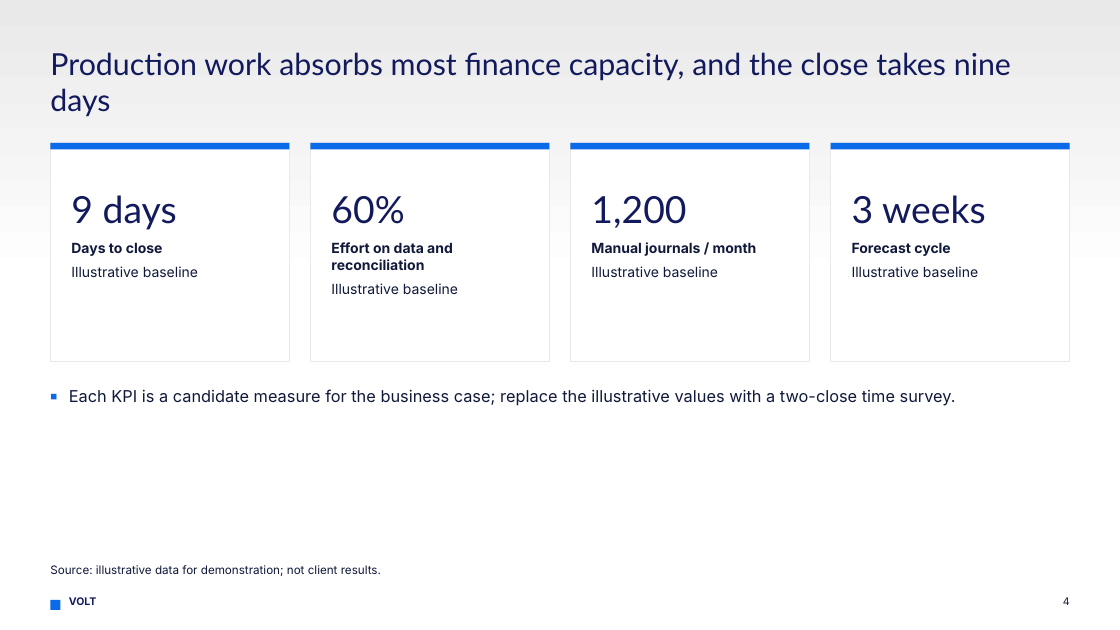
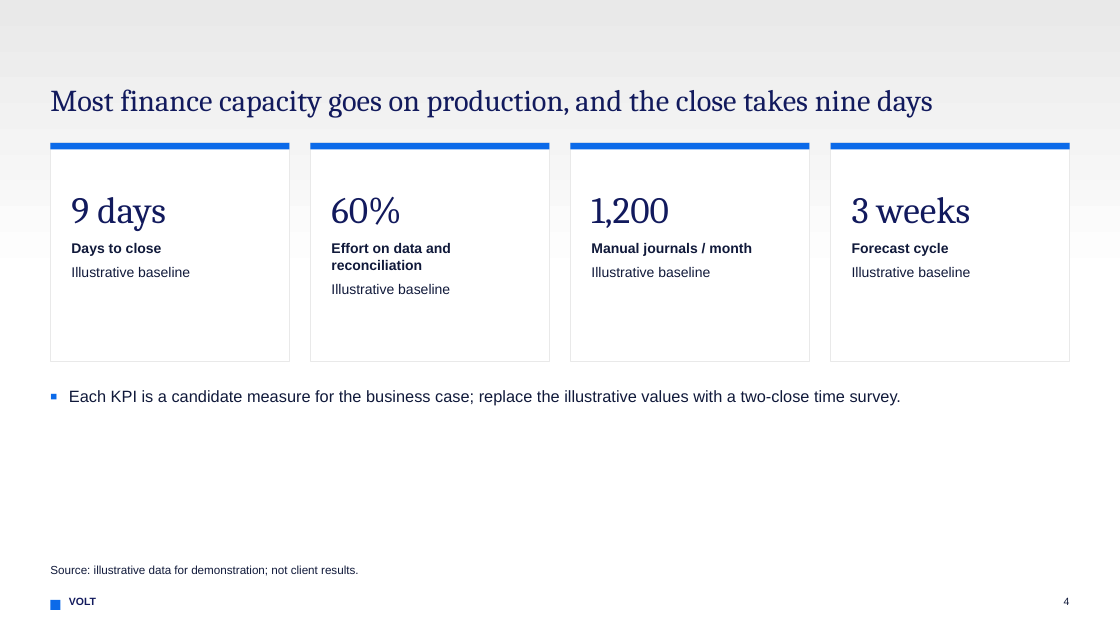
Before and after one commit to rshetty66/VOLT-Main, a slide deck: slide 4 of .claude/skills/consulting-ppt-template/examples/sample-deck.pptx. Drawn at 1120x630 pixels with LibreOffice and Linux fonts; fonts in the diff are those of the drawing. Boxes give left, top, right and bottom in pixels: in the first picture for what was removed or moved away, otherwise in the second. Text is boxed around its words. In the diff, an @@ line names an element or a change of style, - is before the commit and + after.

```diff
--- a/.claude/skills/consulting-ppt-template/examples/sample-deck.pptx
+++ b/.claude/skills/consulting-ppt-template/examples/sample-deck.pptx
@@ title at [50, 89, 933, 118]: text changed; font Lato to Cambria @@
-Production work absorbs most finance capacity, and the close takes nine days
+Most finance capacity goes on production, and the close takes nine days
@@ font Lato to Cambria in 4 elements at [71, 197, 165, 231], [331, 197, 401, 225], [591, 198, 668, 228], [852, 197, 970, 224] @@
@@ font Inter to Arial in 7 elements at [71, 243, 190, 277], [331, 243, 451, 294], [591, 243, 752, 277], [852, 243, 970, 277], [69, 390, 901, 406], [50, 565, 358, 576], [69, 597, 96, 605] @@
```
Also in this commit, not shown: 11 other slides changed, 9 other files.
